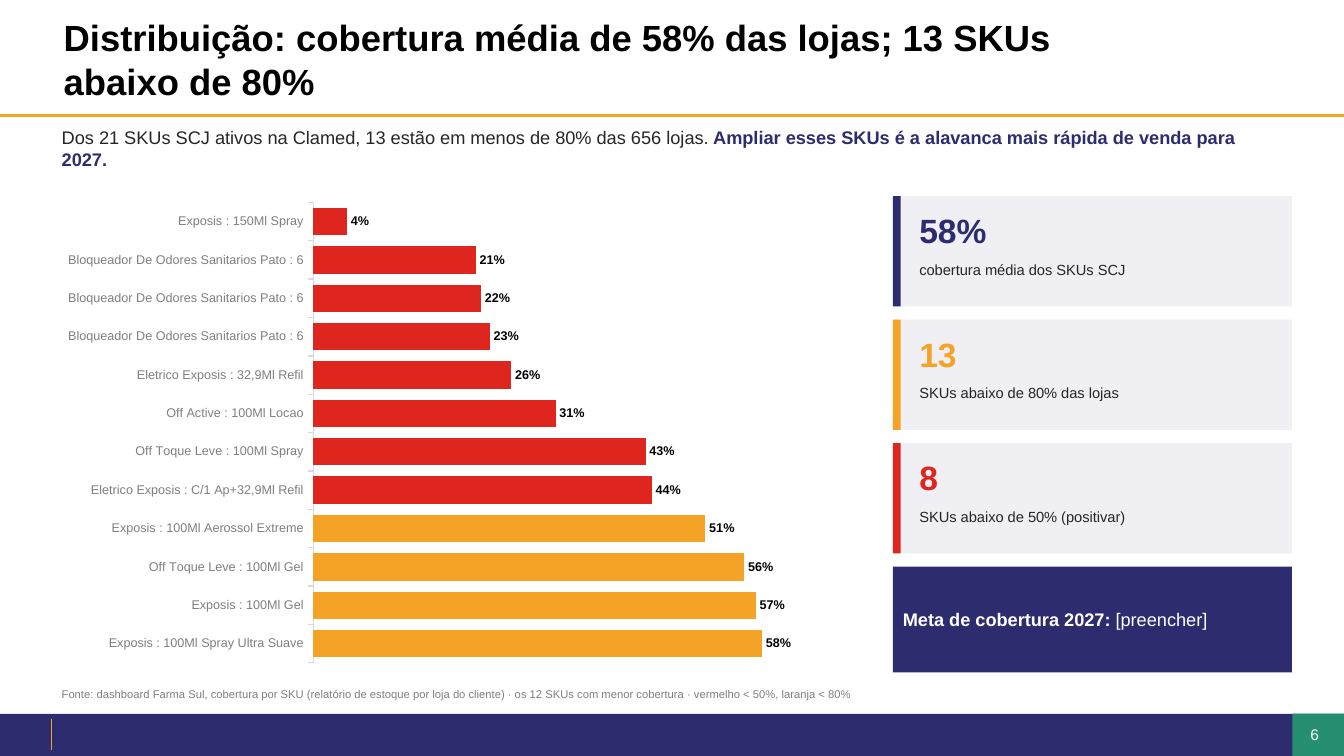
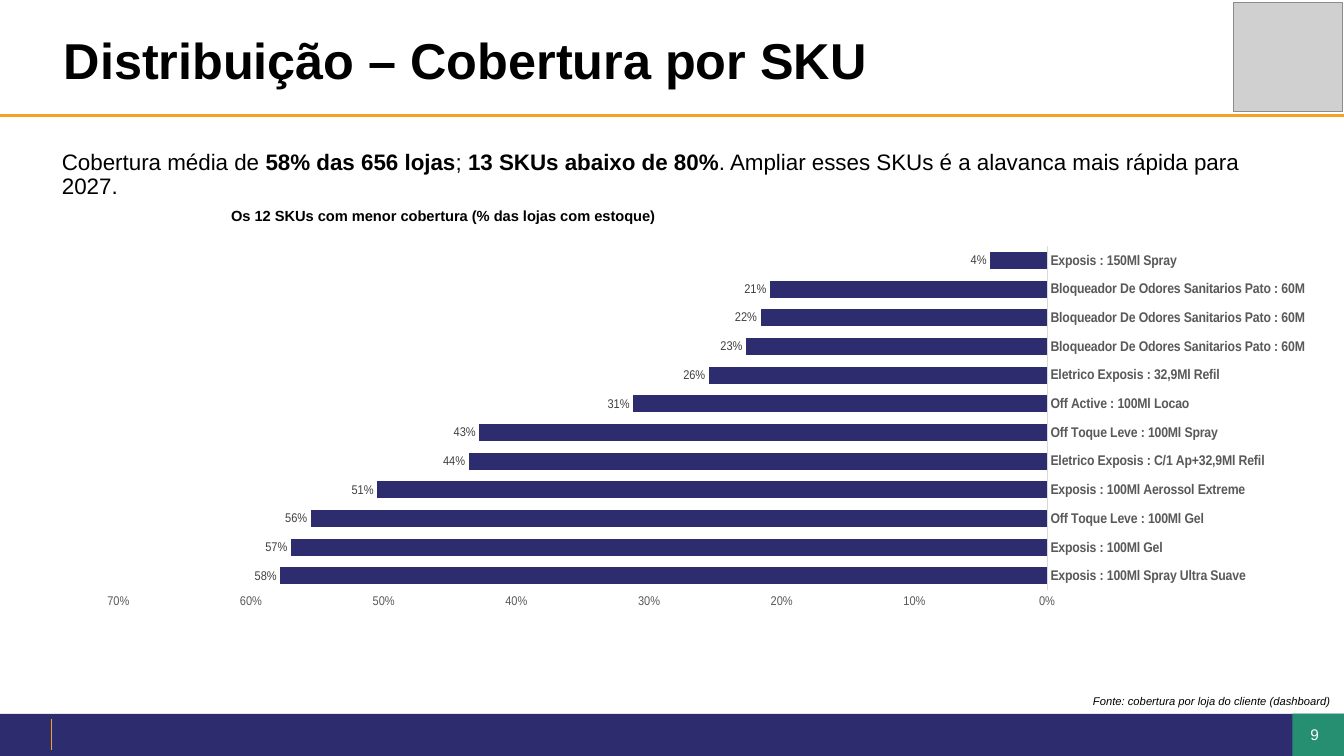
Before and after one commit to giovanoanjos27-del/Dashboard-Farma-sul, a slide deck: slide 9 of jbp/JBP2027_Clamed.pptx (slide 6 before the commit). Drawn at 1344x756 pixels with LibreOffice and Linux fonts; fonts in the diff are those of the drawing; grey boxes stand for pictures; background and template pictures are left out. Boxes give left, top, right and bottom in pixels: in the first picture for what was removed or moved away, otherwise in the second. Text is boxed around its words. In the diff, an @@ line names an element or a change of style, - is before the commit and + after.

```diff
--- a/jbp/JBP2027_Clamed.pptx
+++ b/jbp/JBP2027_Clamed.pptx
@@ rectangle added at (1177,11,1324,104), fill #FFFFFF @@
@@ picture added at (1234,3,1343,112) @@
@@ title at (64,42,866,89): text changed; size 26 to 36 pt @@
-Distribuição: cobertura média de 58% das lojas; 13 SKUs abaixo de 80%
+Distribuição – Cobertura por SKU
@@ text at (62,153,1239,195): text changed; size 13 to 16 pt; text colour #262626 to #000000 @@
-Dos 21 SKUs SCJ ativos na Clamed, 13 estão em menos de 80% das 656 lojas. Ampliar esses SKUs é a alavanca mais rápida de venda para 2027.
+Cobertura média de 58% das 656 lojas; 13 SKUs abaixo de 80%. Ampliar esses SKUs é a alavanca mais rápida para 2027.
@@ rectangle removed at (893,197,1293,307) @@
@@ rectangle removed at (893,197,901,307) @@
@@ bar chart at (30,232,1311,676) @@
-categories: Exposis : 150Ml Spray, Bloqueador De Odores Sanitarios Pato : 6, Bloqueador De Odores Sanitarios Pato : 6, Bloqueador De Odores Sanitarios Pato : 6, Eletrico Exposis : 32,9Ml Refil, Off Active : 100Ml Locao, Off Toque Leve : 100Ml Spray, Eletrico Exposis : C/1 Ap+32,9Ml Refil, Exposis : 100Ml Aerossol Extreme, Off Toque Leve : 100Ml Gel, Exposis : 100Ml Gel, Exposis : 100Ml Spray Ultra Suave
+categories: Exposis : 150Ml Spray, Bloqueador De Odores Sanitarios Pato : 60M, Bloqueador De Odores Sanitarios Pato : 60M, Bloqueador De Odores Sanitarios Pato : 60M, Eletrico Exposis : 32,9Ml Refil, Off Active : 100Ml Locao, Off Toque Leve : 100Ml Spray, Eletrico Exposis : C/1 Ap+32,9Ml Refil, Exposis : 100Ml Aerossol Extreme, Off Toque Leve : 100Ml Gel, Exposis : 100Ml Gel, Exposis : 100Ml Spray Ultra Suave
@@ colour of Series 1 #0B76A0 to #2D2C6E @@
@@ data labels of Series 1 changed @@
@@ colours of single points changed @@
@@ category axis changed @@
@@ value axis changed @@
@@ bar spacing changed @@
@@ plot area changed @@
@@ bar chart: place and size @@
-bar chart at (51,193,873,673)
+bar chart at (30,232,1311,676)
@@ text added at (231,210,655,224), 10.5 pt, text #000000, bold @@
+Os 12 SKUs com menor cobertura (% das lojas com estoque)
@@ text removed at (919,219,986,244) @@
-58%
@@ text removed at (919,264,1126,275) @@
-cobertura média dos SKUs SCJ
@@ rectangle removed at (893,320,1293,430) @@
@@ rectangle removed at (893,320,901,430) @@
@@ text removed at (919,343,956,368) @@
-13
@@ text removed at (919,387,1119,401) @@
-SKUs abaixo de 80% das lojas
@@ rectangle removed at (893,444,1293,554) @@
@@ rectangle removed at (893,444,901,554) @@
@@ text removed at (919,466,938,491) @@
-8
@@ text removed at (919,511,1125,525) @@
-SKUs abaixo de 50% (positivar)
@@ rectangle removed at (893,567,1293,673) @@
-Meta de cobertura 2027: [preencher]
@@ text removed at (62,690,850,700) @@
-Fonte: dashboard Farma Sul, cobertura por SKU (relatório de estoque por loja do cliente) · os 12 SKUs com menor cobertura · vermelho < 50%, laranja < 80%
@@ text added at (1093,697,1331,708), 8 pt, text #000000, italic @@
+Fonte: cobertura por loja do cliente (dashboard)
@@ page number at (1293,715,1337,755): text changed @@
-6
+9
@@ page number at (1310,729,1319,740): text changed @@
-6
+9
```
Also in this commit, not shown: 4 other slides changed, 11 slides added, 9 slides removed, 7 other files.
